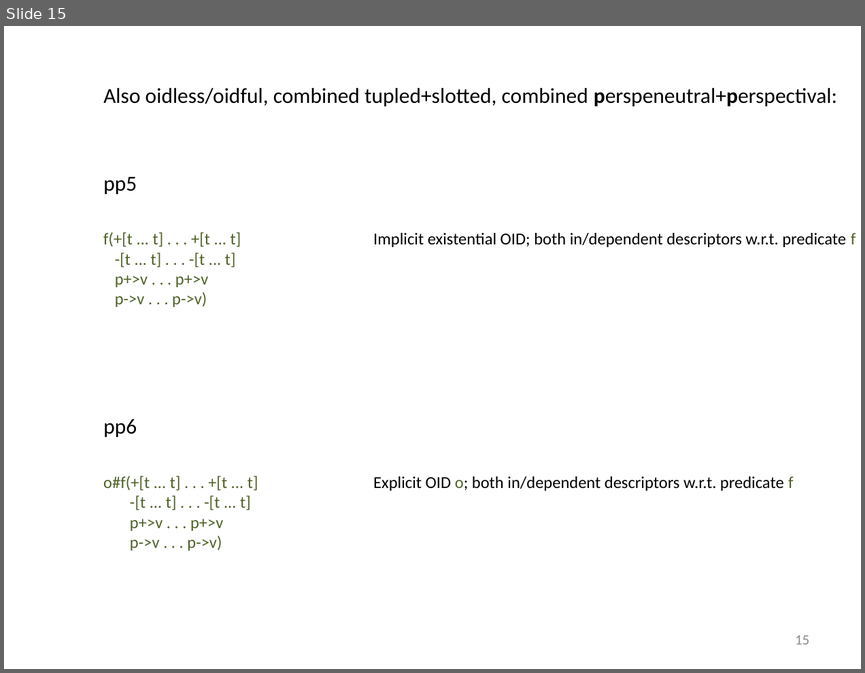
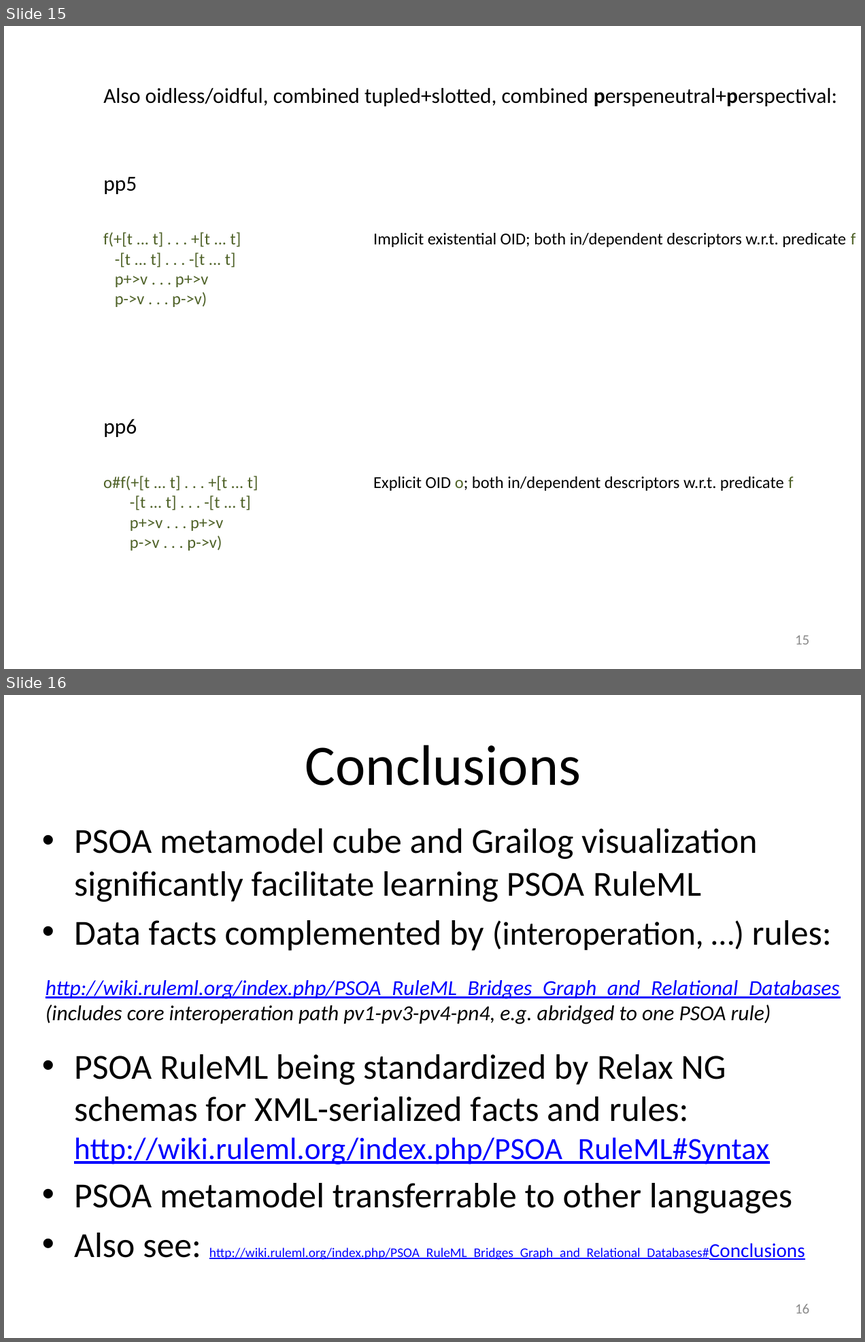
Before and after one commit to RuleML/ruleml-website, a slide deck: talks/PSOAMetamodelGrailogWedding.pptx. Shown one above the other, each under a label of ours: slide 15 before the commit, slides 15 and 16 after it. The pictures are 865x673 and 865x1342 pixels, drawn with LibreOffice and Linux fonts; fonts in the diff are those of the drawing. Boxes give left, top, right and bottom in pixels: in the first picture for what was removed or moved away, otherwise in the second. Text is boxed around its words. In the diff, an @@ line names an element or a change of style, - is before the commit and + after.

```diff
--- a/talks/PSOAMetamodelGrailogWedding.pptx
+++ b/talks/PSOAMetamodelGrailogWedding.pptx
@@ slide 16 added at (4,695,861,1338), background #FFFFFF @@
@@ title added at (305,745,581,785), 48 pt, text #000000 @@
+Conclusions
@@ text added at (74,828,832,1259), 29.6 pt, text #000000 @@
+• PSOA metamodel cube and Grailog visualization
+  significantly facilitate learning PSOA RuleML
+• Data facts complemented by (interoperation, …) rules:
+• PSOA RuleML being standardized by Relax NG schemas for XML-serialized facts and rules: http://wiki.ruleml.org/index.php/PSOA_RuleML#Syntax
+• PSOA metamodel transferrable to other languages
+• Also see: http://wiki.ruleml.org/index.php/PSOA_RuleML_Bridges_Graph_and_Relational_Databases#Conclusions
@@ text added at (45,980,840,1024), 18 pt, text #0000FF, italic, underline @@
+http://wiki.ruleml.org/index.php/PSOA_RuleML_Bridges_Graph_and_Relational_Databases
+(includes core interoperation path pv1-pv3-pv4-pn4, e.g. abridged to one PSOA rule)
@@ page number added at (795,1304,809,1313), 12 pt, text #8C8C8C @@
+16
```
Also in this commit, not shown: 6 slides changed, 1 other file.
